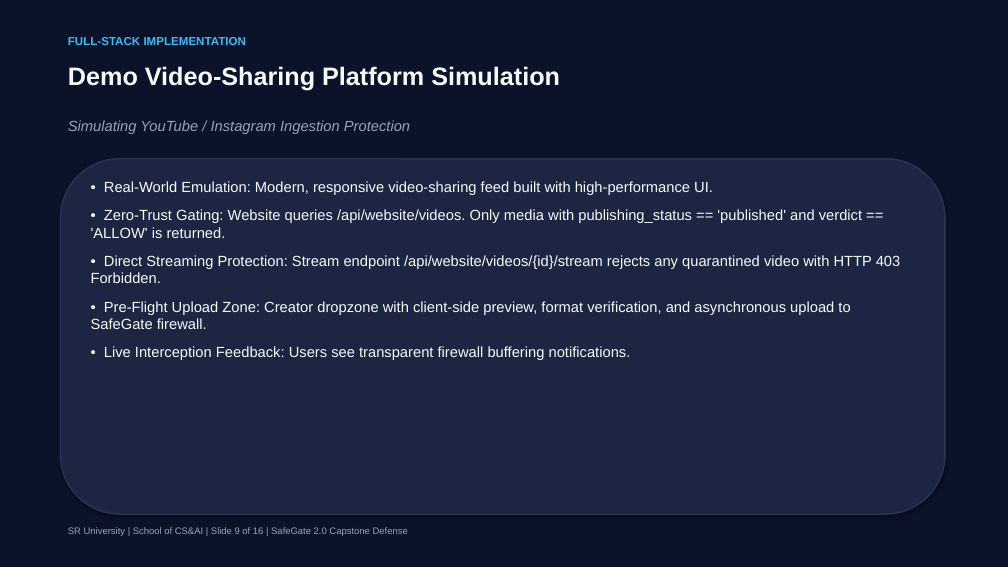
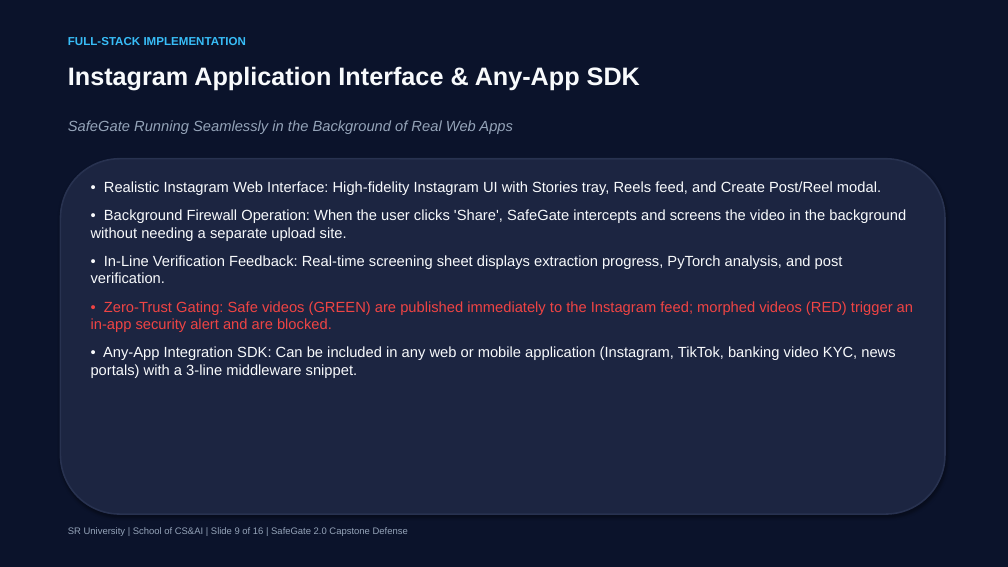
Before and after one commit to BongoniDevendarGoud/safegate, a slide deck: slide 9 of submission/2103A52001-Bongoni_Devendar_Goud_Presentation.pptx. Drawn at 1008x567 pixels with LibreOffice and Linux fonts; fonts in the diff are those of the drawing. Boxes give left, top, right and bottom in pixels: in the first picture for what was removed or moved away, otherwise in the second. Text is boxed around its words. In the diff, an @@ line names an element or a change of style, - is before the commit and + after.

Commit message:
feat: transform web interface to Instagram background firewall and update color convention (green=safe, red=morphed/bad content)

```diff
--- a/submission/2103A52001-Bongoni_Devendar_Goud_Presentation.pptx
+++ b/submission/2103A52001-Bongoni_Devendar_Goud_Presentation.pptx
@@ text at <box>68,66,640,91</box>: text changed @@
-Demo Video-Sharing Platform Simulation
+Instagram Application Interface & Any-App SDK
@@ text at <box>68,120,513,134</box>: text changed @@
-Simulating YouTube / Instagram Ingestion Protection
+SafeGate Running Seamlessly in the Background of Real Web Apps
@@ text at <box>91,181,913,378</box>: text changed @@
-• Real-World Emulation: Modern, responsive video-sharing feed built with high-performance UI.
-• Zero-Trust Gating: Website queries /api/website/videos. Only media with publishing_status == 'published' and verdict == 'ALLOW' is returned.
-• Direct Streaming Protection: Stream endpoint /api/website/videos/{id}/stream rejects any quarantined video with HTTP 403 Forbidden.
-• Pre-Flight Upload Zone: Creator dropzone with client-side preview, format verification, and asynchronous upload to SafeGate firewall.
-• Live Interception Feedback: Users see transparent firewall buffering notifications.
+• Realistic Instagram Web Interface: High-fidelity Instagram UI with Stories tray, Reels feed, and Create Post/Reel modal.
+• Background Firewall Operation: When the user clicks 'Share', SafeGate intercepts and screens the video in the background without needing a separate upload site.
+• In-Line Verification Feedback: Real-time screening sheet displays extraction progress, PyTorch analysis, and post verification.
+• Zero-Trust Gating: Safe videos (GREEN) are published immediately to the Instagram feed; morphed videos (RED) trigger an in-app security alert and are blocked.
+• Any-App Integration SDK: Can be included in any web or mobile application (Instagram, TikTok, banking video KYC, news portals) with a 3-line middleware snippet.
```
Also in this commit, not shown: 3 other slides changed, 16 other files.
